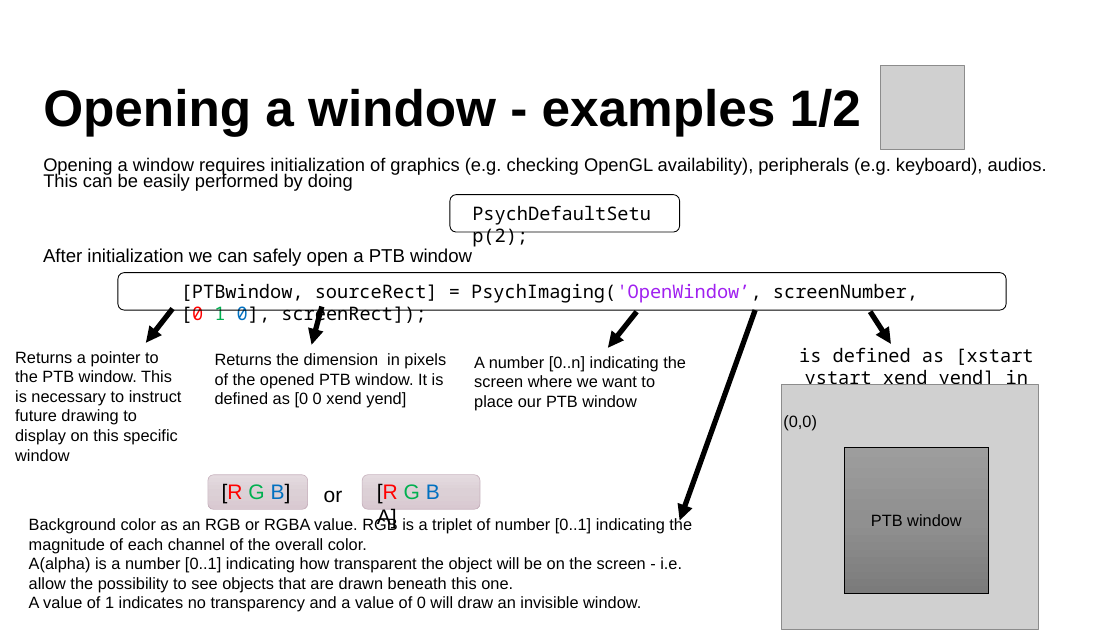
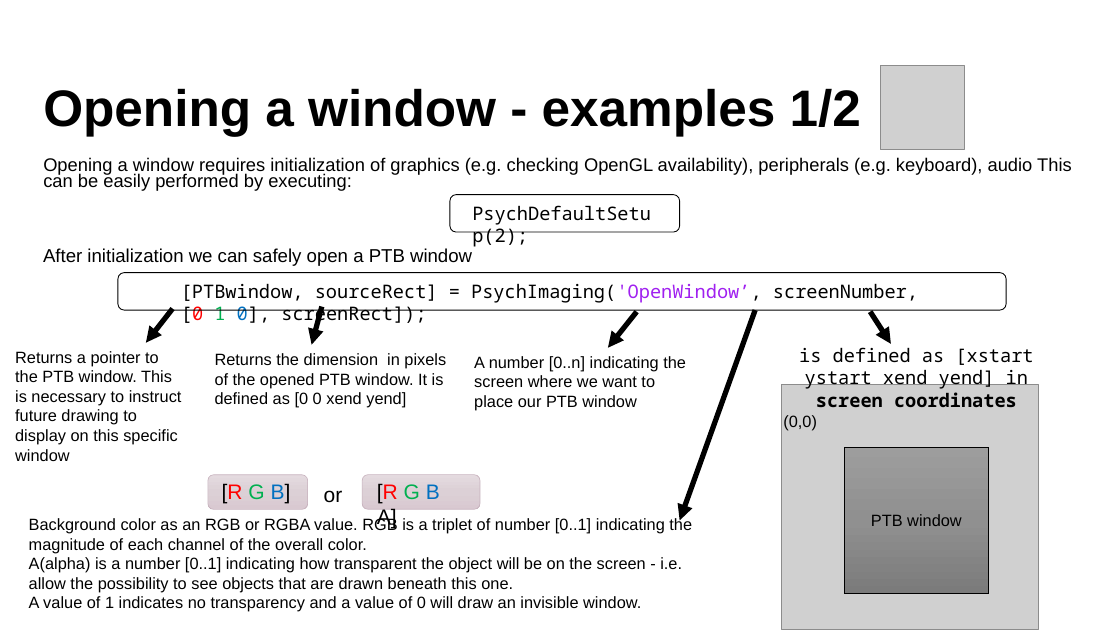
Before and after one commit to Lenakeiz/MatlabPTBExercise, a slide deck: slide 11 of PTB - A gentle introduction (lecture one).pptx. Drawn at 1120x630 pixels with LibreOffice and Linux fonts; fonts in the diff are those of the drawing; grey boxes stand for pictures; background and template pictures are left out. Boxes give left, top, right and bottom in pixels: in the first picture for what was removed or moved away, otherwise in the second. Text is boxed around its words. In the diff, an @@ line names an element or a change of style, - is before the commit and + after.

Commit message:
Fixed typos in the slides

```diff
--- a/PTB - A gentle introduction (lecture one).pptx
+++ b/PTB - A gentle introduction (lecture one).pptx
@@ text at [43,157,1072,191]: text changed @@
-Opening a window requires initialization of graphics (e.g. checking OpenGL availability), peripherals (e.g. keyboard), audios. This can be easily performed by doing
+Opening a window requires initialization of graphics (e.g. checking OpenGL availability), peripherals (e.g. keyboard), audio This can be easily performed by executing:
@@ text "is defined as [xstart ystart ..." rewrapped from [597,347,1033,569] to [799,347,1033,407] @@
```
Also in this commit, not shown: 14 other slides changed.
